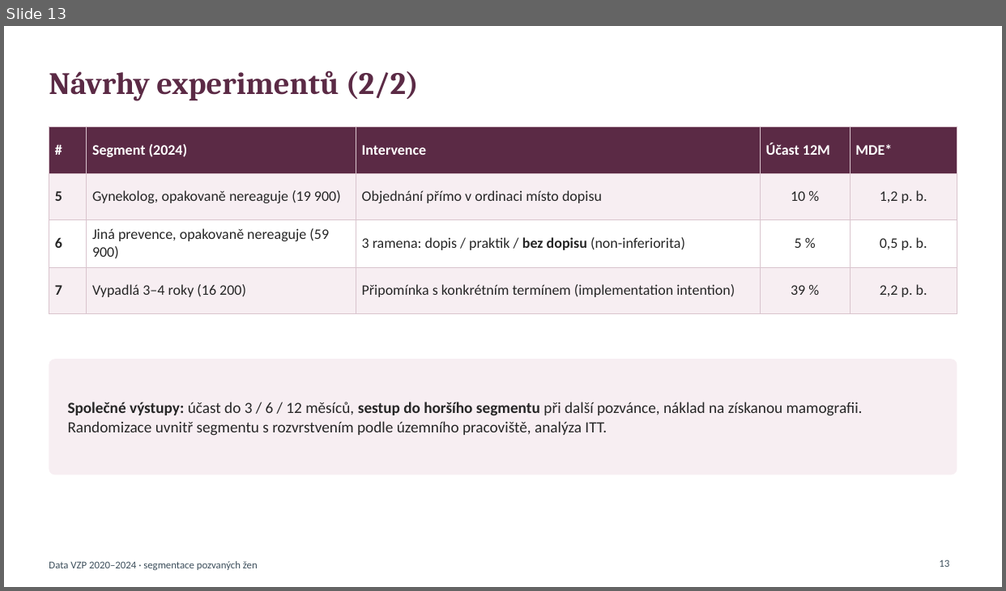
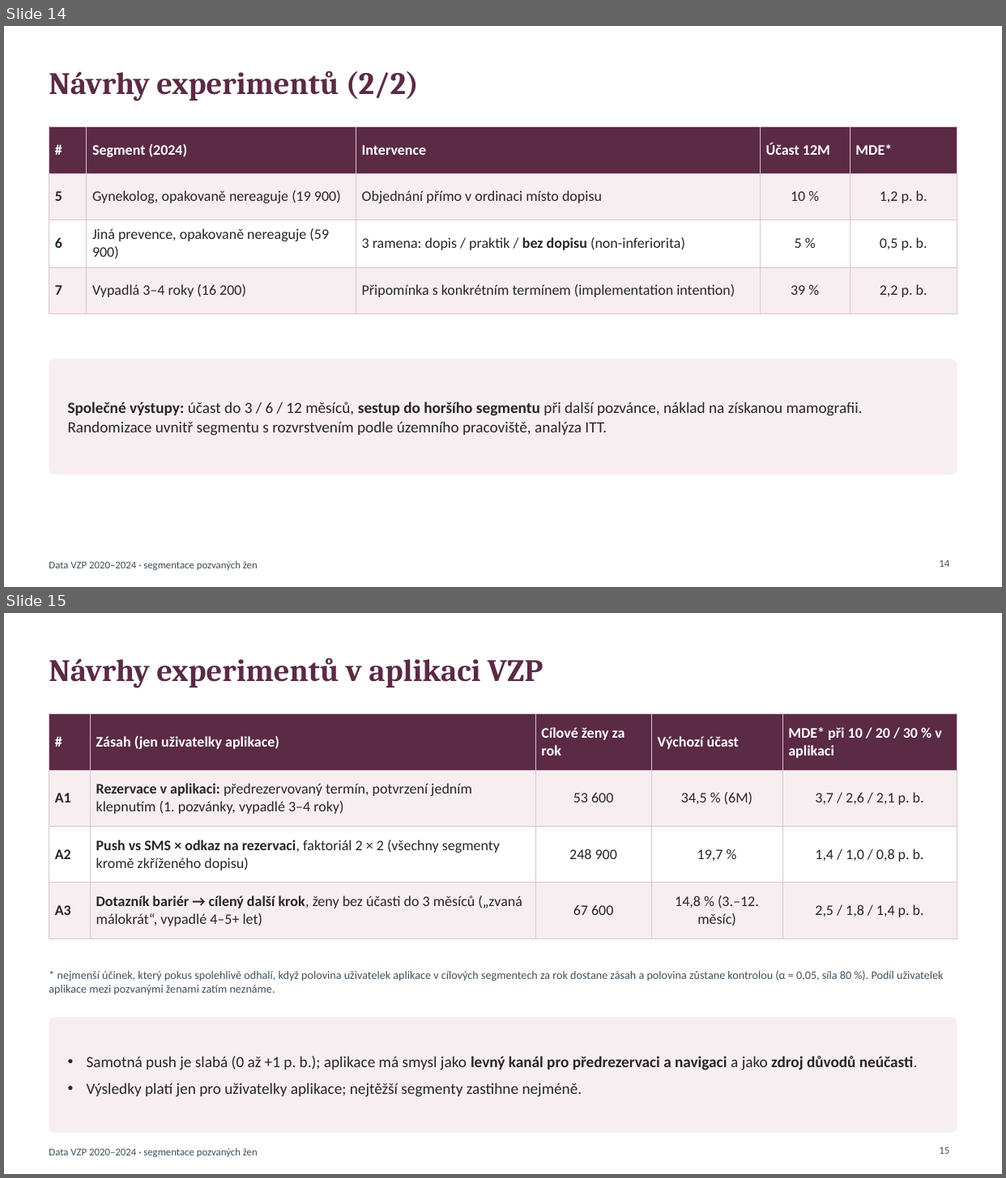
Before and after one commit to vit-tucek/mamograf-vzp, a slide deck: docs/vzp_segmentace/slides.pptx. Shown one above the other, each under a label of ours: slide 13 before the commit, slides 14 and 15 after it. The pictures are 1006x591 and 1006x1178 pixels, drawn with LibreOffice and Linux fonts; fonts in the diff are those of the drawing. Boxes give left, top, right and bottom in pixels: in the first picture for what was removed or moved away, otherwise in the second. Text is boxed around its words. In the diff, an @@ line names an element or a change of style, - is before the commit and + after.

```diff
--- a/docs/vzp_segmentace/slides.pptx
+++ b/docs/vzp_segmentace/slides.pptx
@@ slide 15 added at bbox=[4, 613, 1002, 1174], background #FFFFFF; not listed: 1 template element that a slide beside it also shows @@
@@ title added at bbox=[49, 658, 543, 688], 30 pt, text #5B2A45, bold @@
+Návrhy experimentů v aplikaci VZP
@@ table added at bbox=[49, 714, 957, 930], 4 rows, 5 columns @@
+# | Zásah (jen uživatelky aplikace) | Cílové ženy za rok | Výchozí účast | MDE* při 10 / 20 / 30 % v aplikaci
+A1 | Rezervace v aplikaci: předrezervovaný termín, potvrzení jedním klepnutím (1. pozvánky, vypadlé 3–4 roky) | 53 600 | 34,5 % (6M) | 3,7 / 2,6 / 2,1 p. b.
+A2 | Push vs SMS × odkaz na rezervaci, faktoriál 2 × 2 (všechny segmenty kromě zkříženého dopisu) | 248 900 | 19,7 % | 1,4 / 1,0 / 0,8 p. b.
+A3 | Dotazník bariér → cílený další krok, ženy bez účasti do 3 měsíců („zvaná málokrát“, vypadlé 4–5+ let) | 67 600 | 14,8 % (3.–12. měsíc) | 2,5 / 1,8 / 1,4 p. b.
@@ text added at bbox=[49, 971, 943, 995], 11 pt, text #3D4F5C @@
+* nejmenší účinek, který pokus spolehlivě odhalí, když polovina uživatelek aplikace v cílových segmentech za rok dostane zásah a polovina zůstane kontrolou (α = 0,05, síla 80 %). Podíl uživatelek aplikace mezi pozvanými ženami zatím neznáme.
@@ rounded rectangle added at bbox=[49, 1017, 957, 1133], fill #F7EEF2 @@
@@ text added at bbox=[87, 1056, 918, 1097], 15 pt, text #262626 @@
+• Samotná push je slabá (0 až +1 p. b.); aplikace má smysl jako levný kanál pro předrezervaci a navigaci a jako zdroj důvodů neúčasti.
+• Výsledky platí jen pro uživatelky aplikace; nejtěžší segmenty zastihne nejméně.
@@ page number added at bbox=[939, 1147, 949, 1154], 10 pt, text #3D4F5C @@
+15
@@ what was slide 13 is now slide 14 @@
@@ page number at bbox=[939, 561, 949, 567]: text changed @@
-13
+14
```
Also in this commit, not shown: 1 other slide added, 4 other files.
